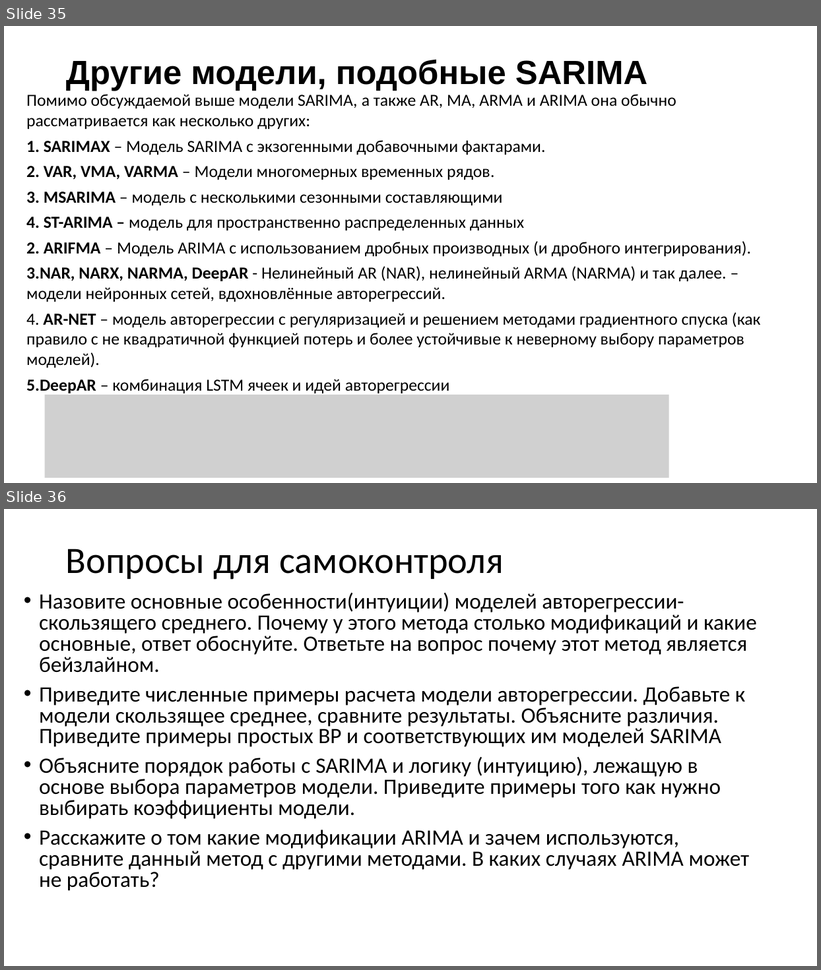
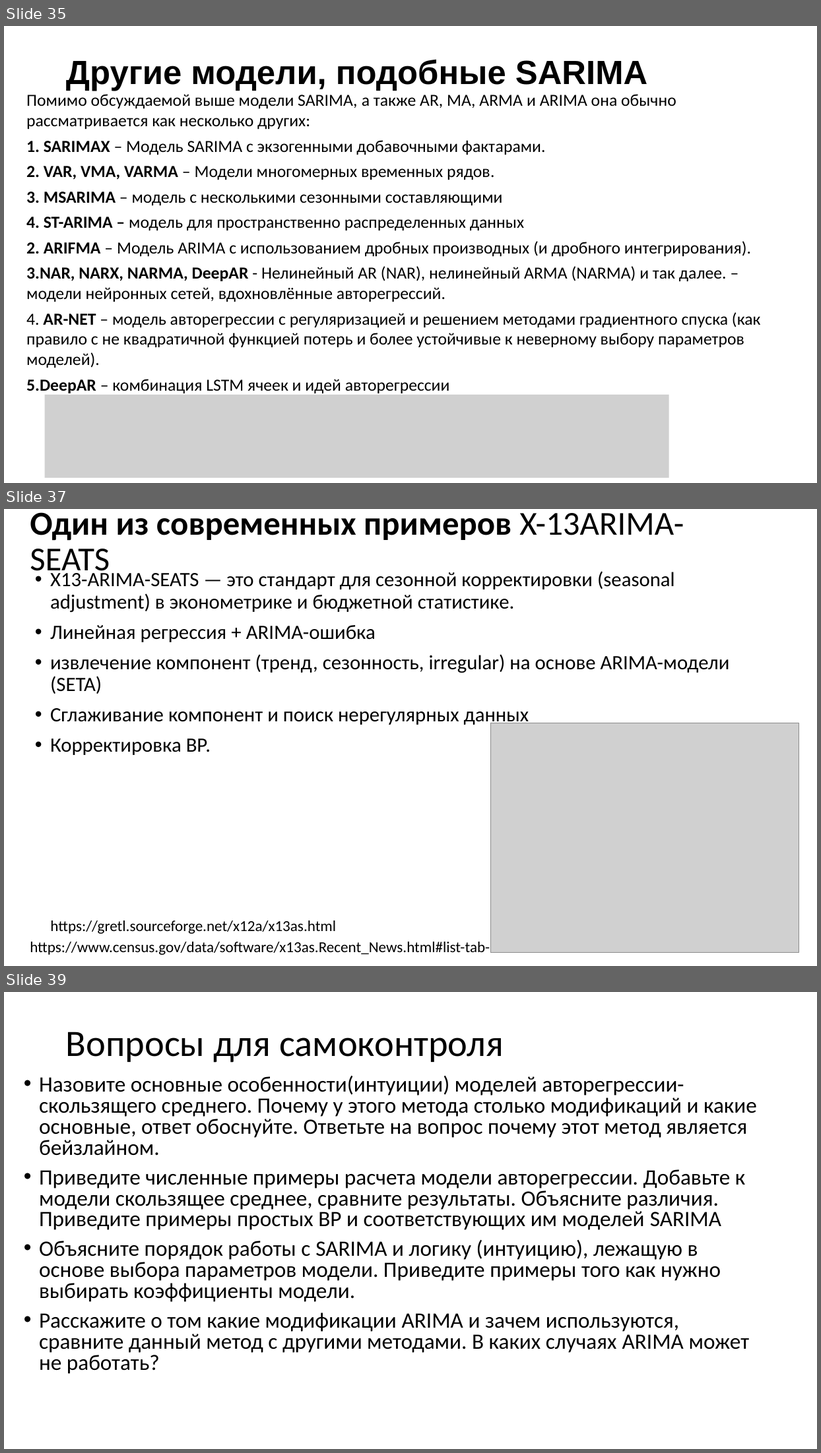
Before and after one commit to MVRonkin/TimeSeriesCourse, a slide deck: Last/LEC/04-2_ARIMA.pptx. Shown one above the other, each under a label of ours: slides 35 and 36 before the commit, slides 35, 37 and 39 after it; the slides between them are not shown. The pictures are 821x970 and 821x1453 pixels, drawn with LibreOffice and Linux fonts; fonts in the diff are those of the drawing; grey boxes stand for pictures. Boxes give left, top, right and bottom in pixels: in the first picture for what was removed or moved away, otherwise in the second. Text is boxed around its words. In the diff, an @@ line names an element or a change of style, - is before the commit and + after.

```diff
--- a/Last/LEC/04-2_ARIMA.pptx
+++ b/Last/LEC/04-2_ARIMA.pptx
@@ slide 37 added at [4,509,817,966], background #FFFFFF @@
@@ title added at [30,512,684,579], 39.6 pt, text #000000, bold @@
+Один из современных примеров X-13ARIMA-SEATS
@@ text added at [50,570,730,755], 24 pt, text #000000 @@
+• X13-ARIMA-SEATS — это стандарт для сезонной корректировки (seasonal adjustment) в эконометрике и бюджетной статистике.
+• Линейная регрессия + ARIMA-ошибка
+• извлечение компонент (тренд, сезонность, irregular) на основе ARIMA-модели (SETA)
+• Сглаживание компонент и поиск нерегулярных данных
+• Корректировка ВР.
@@ picture added at [491,723,799,953] @@
@@ text added at [50,921,336,934], 18 pt, text #000000 @@
+https://gretl.sourceforge.net/x12a/x13as.html
@@ text added at [30,940,559,955], 18 pt, text #000000 @@
+https://www.census.gov/data/software/x13as.Recent_News.html#list-tab-635278563
@@ what was slide 36 is now slide 39 @@
```
Also in this commit, not shown: 2 other slides added.
